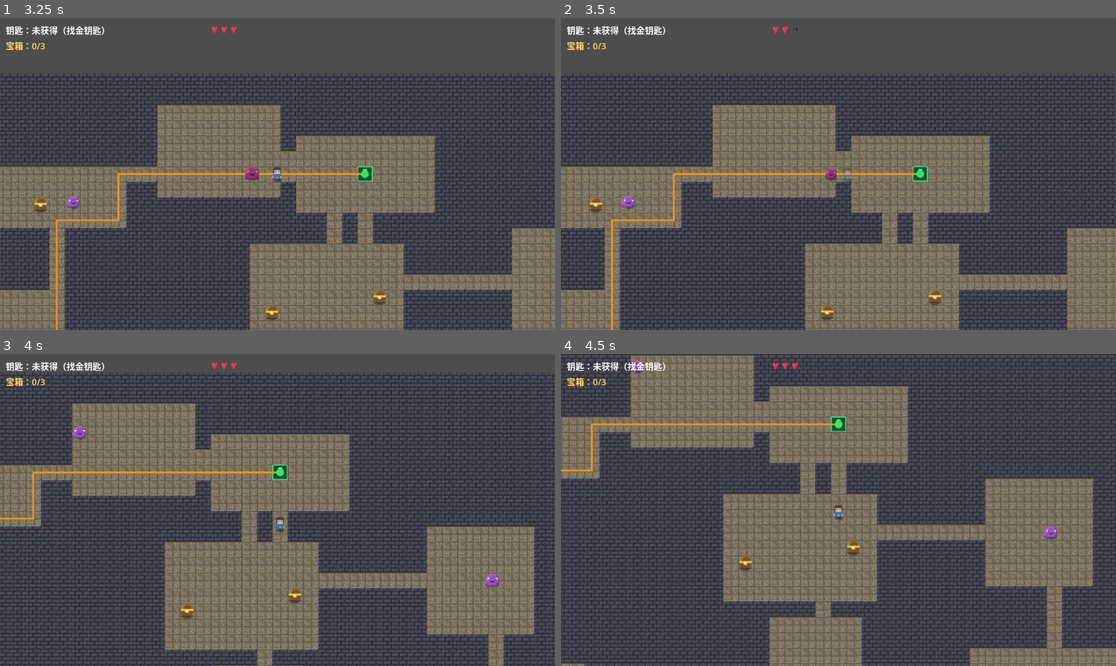
Above: before the commit, frames 1-4 (two rows, left to right).
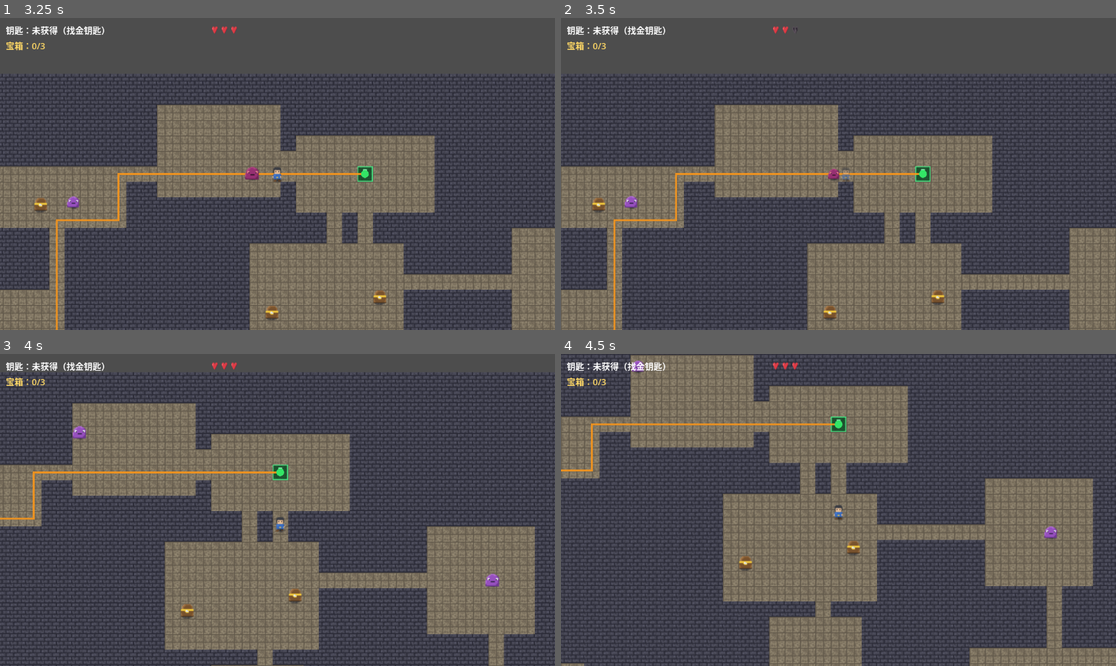
Above: after the commit, the same moments.

Repository: longray/godot_learn
Game: Godot game, scene res://lessons/lesson03_playable/lesson03.tscn
Two runs of this game, one before a commit and one after it. Both use one fixed random seed, a clock stepped at 60 frames per second and the inputs below.
Inputs (mouse positions are in pixels of both pictures, inside the frame that each line leads up to):
- Up to frame 1 (3.25 s): tap Enter at 0.5 s; move the mouse to (249, 236) at 0.52 s; hold W (move_up) 0.53-1.25 s; tap R at 0.6, 2.1 s; click (249, 236) at 0.67 s; drag from (444, 220) to (77, 152) at 1.27 s; tap Space at 2 s; move the mouse to (111, 127) at 2.02 s; hold A (move_left) 2.03-2.75 s; drag from (305, 174) to (255, 311) at 2.77 s
- Up to frame 2 (3.5 s): no input
- Up to frame 3 (4 s): move the mouse to (194, 432) at 3.52 s; hold S (move_down) from 3.53 s (still down); tap R at 3.6 s
- Up to frame 4 (4.5 s): release S (move_down) at 4.25 s; drag from (960, 494) to (638, 382) at 4.27 s

Frame 1 is identical in both runs. In frame 2, 10% of the frame differs, in the area x 0-100%, y 17-100%; in frame 3, 0.8%; in frame 4, less than 0.1%.

Commit message:
fix: 重叠不扣血 bug——body_entered 持续重叠不重发
- 根因：Area2D body_entered 只在进入瞬间触发一次，玩家站不动
  持续重叠时信号永不重发，无敌结束后不再扣血
- 修复：接触伤害改为 _physics_process 每帧距离检测（contact_range=11，
  ≈ Hitbox 6.4 + 玩家碰撞体 5）；take_damage 自带无敌检查，
  无敌期每帧调用零伤害，结束后下一帧立即补刀
- 删 body_entered 连接与回调（统一单路径）；Hitbox 节点保留供
  下一课攻击判定
- 验证：重叠 2.8s 血量 [2,2,1,1,3...] 持续磨血至死亡重生，回入口后稳定

Diff:
--- a/2d_rpg_dungeon/lessons/lesson03_playable/enemy.gd
+++ b/2d_rpg_dungeon/lessons/lesson03_playable/enemy.gd
@@ -20,6 +20,9 @@
 @export var chase_radius: float = 80.0
 @export var chase_speed_multiplier: float = 1.4
 
+# 接触伤害判定半径（≈ Hitbox 6.4 + 玩家碰撞体 5）
+@export var contact_range: float = 11.0
+
 var chase_speed: float = 0.0
 
 var dungeon: Node
@@ -44,8 +47,7 @@
 
 
 func _ready() -> void:
-	if hitbox:
-		hitbox.body_entered.connect(_on_hitbox_body_entered)
+	pass  # 接触伤害改为 _physics_process 每帧距离检测；Hitbox 保留供未来攻击判定
 
 
 func _process(delta: float) -> void:
@@ -135,6 +137,13 @@
 	# 作业 3：追击判定（滞回：进入 80px，脱离 100px——防止边缘反复横跳）
 	var player_ref := _get_player_ref()
 	if is_instance_valid(player_ref):
+		# 接触伤害：每帧距离检测（踩坑：body_entered 只在进入瞬间触发一次，
+		# 玩家站不动持续重叠时永不重发 → 无敌结束后不再扣血。
+		# take_damage 自带无敌检查，每帧调用在无敌期零伤害，结束后立即补刀）
+		if global_position.distance_to(player_ref.global_position) < contact_range:
+			if player_ref.has_method("take_damage"):
+				player_ref.take_damage(contact_damage, global_position)
+
 		var dist := global_position.distance_to(player_ref.global_position)
 
 		if not is_chasing and dist < chase_radius:
@@ -206,8 +215,3 @@
 		velocity = Vector2(0.0, desired_velocity.y)
 	else:
 		velocity = Vector2.ZERO
-
-
-func _on_hitbox_body_entered(body: Node2D) -> void:
-	if body.is_in_group("player") and body.has_method("take_damage"):
-		body.take_damage(contact_damage, global_position)
